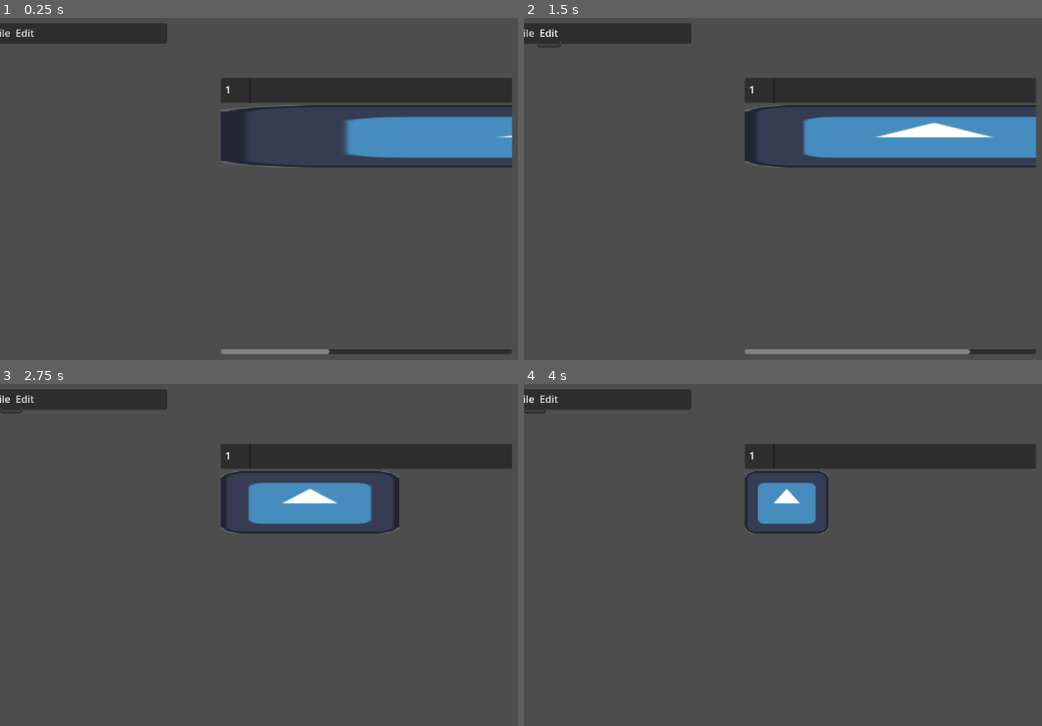
Above: before the commit, frames 1-4 (two rows, left to right).
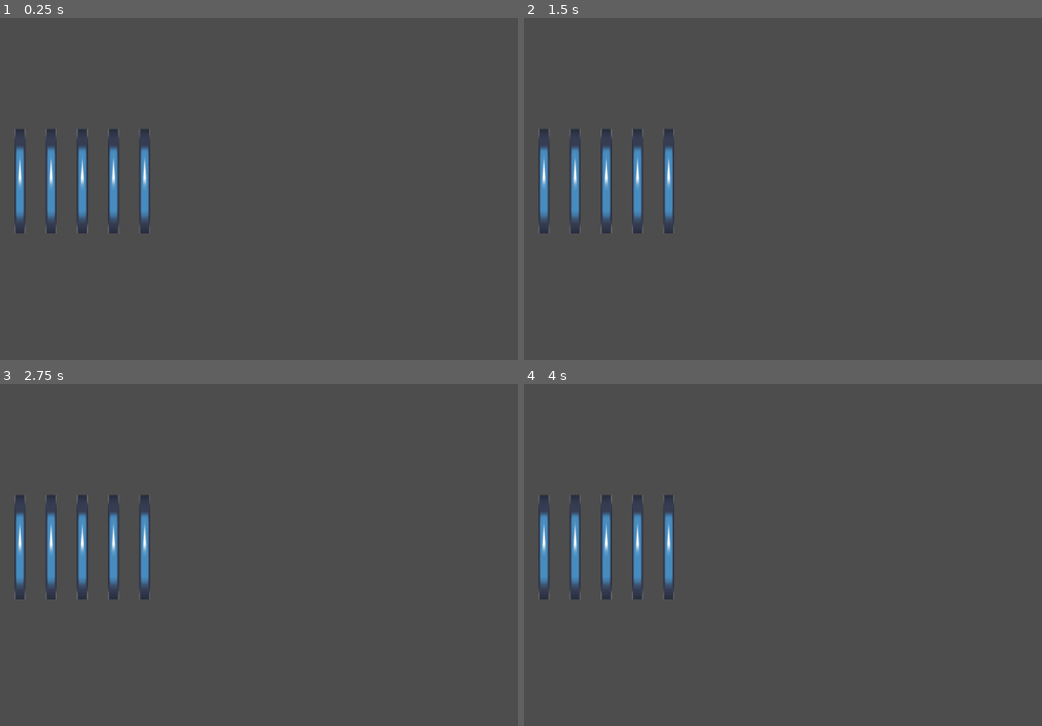
Above: after the commit, the same moments.

Repository: Firepal/tempograph
Game: Godot game, scene res://scaletest.tscn
Two runs of this game, one before a commit and one after it. Both use one fixed random seed, a clock stepped at 60 frames per second and the inputs below. Before the commit the project starts from res://control.tscn. The engine's default icon, where the game draws it, is replaced by a stand-in: a white triangle on a blue panel in a dark square.
Inputs (mouse positions are in pixels of both pictures, inside the frame that each line leads up to):
- Up to frame 1 (0.25 s): no input
- Up to frame 2 (1.5 s): click (524, 31) at 0.5 s, where only the run before the commit has a clickable "File"; click (549, 31) at 1.25 s, where only the run before the commit has a clickable "Edit"
- Up to frame 3 (2.75 s): click (0, 397) at 2 s, where only the run before the commit has a clickable "File"
- Up to frame 4 (4 s): click (549, 397) at 2.75 s, where only the run before the commit has a clickable "Edit"; click (524, 397) at 3.5 s, where only the run before the commit has a clickable "File"

The runs differ from the first frame. In frame 1, 15% of the frame differs, in the area x 0-99%, y 1-99%; in frame 2, 16%; in frame 3, 12%; in frame 4, 10%.

Commit message:
more prelims

Diff:
--- a/gui/Control.gd
+++ b/gui/Control.gd
@@ -1,4 +1,27 @@
 extends VBoxContainer
 
+
+func _ready():
+	get_viewport().files_dropped.connect(on_files_dropped)
+
+@onready var wave = $ScrollContainer/ColorRect
+
+func on_files_dropped(f):
+	var file = f[0]
+	if not file.ends_with("wav"): return
+
+	var fbuf = FileAccess.open(file,FileAccess.READ)
+	var buf_L = []
+
+	fbuf.seek(44)
+	var y = 1.0 / 65536.0
+	while fbuf.get_position() < fbuf.get_length():
+		buf_L.push_back(fbuf.get_16()*y)
+		fbuf.get_16() # right channel discarded
+	print(buf_L.slice(0,64))
+
+var total_seconds = 100.0
+var second_in_pixels = 0.5
+
 func _process(delta):
-	$ScrollContainer/ColorRect.custom_minimum_size.x *= 0.99
+	wave.custom_minimum_size.x = total_seconds * second_in_pixels
--- a/gui/control.tscn
+++ b/gui/control.tscn
@@ -30,17 +30,16 @@
 anchors_preset = 15
 anchor_right = 1.0
 anchor_bottom = 1.0
-offset_left = -14.0
-offset_top = 17.0
-offset_right = -14.0
-offset_bottom = 17.0
 grow_horizontal = 2
 grow_vertical = 2
 
 [node name="PanelContainer" type="PanelContainer" parent="."]
-layout_mode = 0
-offset_right = 282.0
-offset_bottom = 33.0
+layout_mode = 1
+anchors_preset = -1
+anchor_right = 0.245
+anchor_bottom = 0.051
+offset_right = -0.23999
+offset_bottom = -0.0480003
 
 [node name="MenuBar" type="MenuBar" parent="PanelContainer"]
 layout_mode = 2
@@ -67,33 +66,35 @@
 [node name="Control" type="VBoxContainer" parent="."]
 clip_contents = true
 layout_mode = 2
-offset_left = 368.0
+offset_left = 50.0
 offset_top = 88.0
-offset_right = 835.0
-offset_bottom = 401.0
+offset_right = 1076.0
+offset_bottom = 532.0
 script = ExtResource("1_3vkei")
 
 [node name="Panel" type="Panel" parent="Control"]
 custom_minimum_size = Vector2(0, 40)
 layout_mode = 2
 
+[node name="Panel" type="Panel" parent="Control/Panel"]
+z_index = 205
+custom_minimum_size = Vector2(2, 0)
+layout_mode = 2
+offset_left = 14.0
+offset_right = 16.0
+offset_bottom = 168.0
+
 [node name="Label" type="Label" parent="Control/Panel"]
-layout_mode = 0
-offset_left = 7.0
+layout_mode = 2
 offset_top = 7.0
-offset_right = 17.0
+offset_right = 10.0
 offset_bottom = 33.0
 text = "1"
-
-[node name="Panel" type="Panel" parent="Control/Panel"]
-layout_mode = 0
-offset_left = 45.0
-offset_right = 48.0
-offset_bottom = 40.0
 
 [node name="ScrollContainer" type="ScrollContainer" parent="Control"]
 custom_minimum_size = Vector2(0, 400)
 layout_mode = 2
+size_flags_vertical = 8
 
 [node name="ColorRect" type="ColorRect" parent="Control/ScrollContainer"]
 material = SubResource("ShaderMaterial_lgmqn")
--- a/gui/project.godot
+++ b/gui/project.godot
@@ -11,7 +11,7 @@
 [application]
 
 config/name="tempotools_ui"
-run/main_scene="res://control.tscn"
+run/main_scene="res://scaletest.tscn"
 config/features=PackedStringArray("4.1", "GL Compatibility")
 config/icon="res://icon.svg"
 
--- /dev/null
+++ b/gui/scaletest.gd
@@ -0,0 +1,34 @@
+extends Node2D
+
+@onready var splits = $Node2D
+
+var pixels_per_second = 50
+
+func _input(e):
+	if e is InputEventMouseButton and e.pressed:
+		for s in splits.get_children():
+			s = s as Sprite2D
+			var res = (s.global_transform * s.get_rect()).abs()
+			if not res.has_point(e.position): continue
+
+			print(s.get_meta("beatofs"))
+
+func make_splits():
+	var t : Sprite2D = $"Sprite2D"
+
+	for i in range(4):
+		var nt = t.duplicate()
+		nt.position = t.position + Vector2((i+1)*pixels_per_second,0)
+		nt.set_meta("beatofs",i+1)
+		nt.is_processing_input()
+		splits.add_child(nt)
+
+func _ready():
+	make_splits()
+
+#func _unhandled_input(e):
+#	print("e")
+
+# Called every frame. 'delta' is the elapsed time since the previous frame.
+func _process(delta):
+	pass
--- /dev/null
+++ b/gui/scaletest.tscn
@@ -0,0 +1,14 @@
+[gd_scene load_steps=3 format=3 uid="uid://dgsquwlq87n0m"]
+
+[ext_resource type="Script" path="res://scaletest.gd" id="1_l2flb"]
+[ext_resource type="Texture2D" uid="uid://bbx2nlel8uc6f" path="res://icon.svg" id="2_qsauh"]
+
+[node name="scaletest" type="Node2D"]
+script = ExtResource("1_l2flb")
+
+[node name="Sprite2D" type="Sprite2D" parent="."]
+position = Vector2(32, 271)
+scale = Vector2(0.035, 0.33)
+texture = ExtResource("2_qsauh")
+
+[node name="Node2D" type="Node2D" parent="."]
Not shown, changed: HOW.md
Not shown, added: nim/polytest.exe
Not shown, added: nim/polytest.nim
Not shown, added: python/polytest.py
